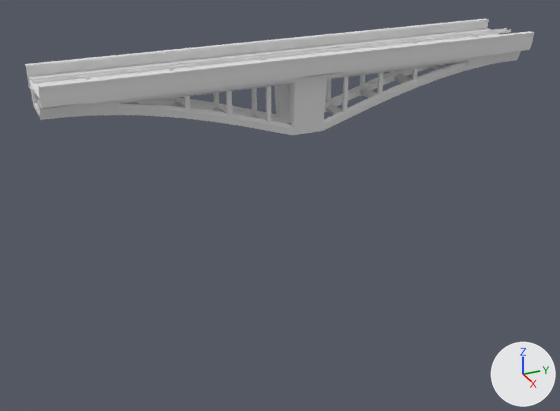
Two versions of the OBJ model Resources/Meshes/Bridge_Pavement.obj, one commit apart.
Camera for both pictures: a camera (50 mm lens) standing at (85.7, -41.3, 53.2) and looking at (-0.6, -2.5, 10.1). The axes (+X, +Y, +Z) are drawn at lower right. The lights are the same throughout. Where no turn or scale is listed for an object, it has been applied to the vertices.

In view in the first picture: 'Bridge_Pavement'.
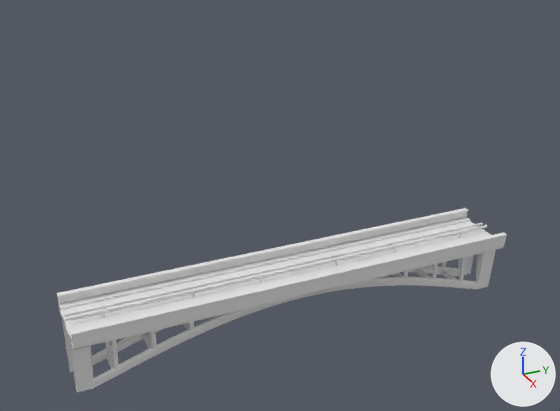
Changed parts and their boxes [x1, y1, x2, y2] in the pictures (560 x 411 px; the box of a moved part takes in the faces that stretch with it):
'Bridge_Pavement', reshaped (12% narrower, 58% taller)
    before: [25, 19, 534, 135]
    after: [57, 208, 507, 392]
part 1 of me_bridge_pavement, moved or reshaped
    before: [38, 31, 534, 90]
    after: [71, 232, 507, 336]
part 2 of me_bridge_pavement, moved or reshaped
    before: [25, 19, 489, 68]
    after: [57, 208, 468, 298]
part 3 of me_bridge_pavement, moved or reshaped
    before: [394, 73, 411, 83]
    after: [441, 271, 458, 280]
part 4 of me_bridge_pavement, moved or reshaped
    before: [252, 115, 263, 119]
    after: [415, 269, 432, 278]
part 5 of me_bridge_pavement, moved or reshaped
    before: [213, 108, 226, 113]
    after: [392, 273, 403, 277]
part 6 of me_bridge_pavement, moved or reshaped
    before: [377, 72, 384, 96]
    after: [459, 257, 466, 282]
part 7 of me_bridge_pavement, moved or reshaped
    before: [342, 77, 348, 113]
    after: [432, 264, 438, 280]
part 8 of me_bridge_pavement, moved or reshaped
    before: [412, 68, 418, 81]
    after: [403, 271, 408, 279]
part 9 of me_bridge_pavement, moved or reshaped
    before: [252, 88, 257, 113]
    after: [442, 262, 446, 269]
part 10 of me_bridge_pavement, moved or reshaped (not visible afterwards)
    before: [213, 93, 219, 106]
part 11 of me_bridge_pavement, moved or reshaped (not visible afterwards)
    before: [360, 88, 377, 98]
part 12 of me_bridge_pavement, moved or reshaped (not visible afterwards)
    before: [429, 65, 446, 70]
part 13 of me_bridge_pavement, moved or reshaped
    before: [172, 102, 184, 107]
    after: [105, 351, 114, 368]
part 14 of me_bridge_pavement, moved or reshaped (not visible before)
    after: [142, 332, 152, 349]
part 15 of me_bridge_pavement, moved or reshaped
    before: [326, 79, 331, 103]
    after: [105, 341, 111, 351]
part 16 of me_bridge_pavement, moved or reshaped (not visible afterwards)
    before: [360, 75, 365, 87]
part 17 of me_bridge_pavement, moved or reshaped
    before: [226, 91, 232, 116]
    after: [111, 340, 119, 370]
part 18 of me_bridge_pavement, moved or reshaped
    before: [266, 86, 271, 123]
    after: [150, 331, 157, 350]
part 19 of me_bridge_pavement, moved or reshaped
    before: [184, 96, 190, 110]
    after: [189, 321, 194, 331]
part 20 of me_bridge_pavement, deleted
    before: [26, 22, 534, 135]
part 21 of me_bridge_pavement, added
    after: [57, 212, 506, 392]

Patch to the scene script:
```diff
--- a/Resources/Meshes/Bridge_Pavement.obj.py
+++ b/Resources/Meshes/Bridge_Pavement.obj.py
@@ me_bridge_pavement @@
-me_bridge_pavement.from_pydata(...)  # 1349 vertices, 2112 faces; spans x -5.2..5.2, y -32.0..32.0, z 20.9..31.3
+me_bridge_pavement.from_pydata(...)  # 1378 vertices, 2152 faces; spans x -5.2..5.2, y -32.0..32.0, z -9.1..1.3
+# me_bridge_pavement part 1: the loose piece of 52 vertices spanning x 4.4..5.2, y -32.0..32.0, z 31.0..31.3 is moved by (0.0, 0.0, -30.0)
+# me_bridge_pavement part 2: the loose piece of 52 vertices spanning x -5.2..-4.4, y -32.0..32.0, z 31.0..31.3 is moved by (0.0, 0.0, -30.0)
+# me_bridge_pavement part 3: the loose piece of 8 vertices spanning x -2.0..2.0, y 15.0..16.1, z 25.0..25.8 is scaled about its middle by (-1.02, -0.978, 1.05), then moved by (0.0, 11.2, -33.0)
+# me_bridge_pavement part 4: the loose piece of 8 vertices spanning x -2.0..2.0, y -5.8..-4.7, z 22.0..22.8 is moved by (0.0, 26.9, -28.4)
+# me_bridge_pavement part 5: the loose piece of 8 vertices spanning x -2.0..2.0, y -10.9..-9.8, z 23.6..24.4 is moved by (0.0, 26.8, -28.6)
+# me_bridge_pavement part 6: the loose piece of 16 vertices spanning x 2.0..2.5, y 10.1..10.7, z 24.3..27.6 is scaled about its middle by (-1, -1, 1.52), then moved by (0.0, 16.4, -30.9)
+# me_bridge_pavement part 7: the loose piece of 16 vertices spanning x 2.0..2.5, y 5.0..5.6, z 22.6..27.6 is scaled about its middle by (-1, -1, 0.658), then moved by (0.0, 16.4, -29.1)
+# me_bridge_pavement part 8: the loose piece of 16 vertices spanning x 2.0..2.5, y 15.2..15.8, z 25.8..27.6 is turned 180 degrees about the z axis through its middle, then moved by (0.0, 1.0, -30.0)
+# me_bridge_pavement part 9: the loose piece of 16 vertices spanning x -2.5..-2.0, y -5.6..-5.0, z 22.6..27.6 is moved by (0.0, 32.0, -30.0)
+# me_bridge_pavement part 10: the loose piece of 16 vertices spanning x -2.5..-2.0, y -10.7..-10.1, z 24.3..27.6 is moved by (0.0, 32.0, -30.0)
+# me_bridge_pavement part 11: the loose piece of 8 vertices spanning x -2.0..2.0, y 9.8..10.9, z 23.6..24.4 is scaled about its middle by (-0.976, -1.01, 0.942), then moved by (0.0, 0.5, -27.5)
+# me_bridge_pavement part 12: the loose piece of 8 vertices spanning x -2.0..2.0, y 20.6..21.7, z 26.2..26.9 is scaled about its middle by (-1.11, -1.01, 0.955), then moved by (0.1, -15.6, -29.3)
+# me_bridge_pavement part 13: the loose piece of 8 vertices spanning x -2.0..2.0, y -16.1..-15.0, z 25.0..25.8 is scaled about its middle by (-1.02, -0.978, 1.05), then moved by (0.0, -11.2, -33.0)
+# me_bridge_pavement part 14: the loose piece of 8 vertices spanning x -2.0..2.0, y -21.7..-20.6, z 26.2..26.9 is scaled about its middle by (-1.02, -0.982, 1.04), then moved by (0.0, -0.5, -32.5)
+# me_bridge_pavement part 15: the loose piece of 16 vertices spanning x -2.5..-2.0, y 5.0..5.6, z 22.6..27.6 is moved by (0.0, -32.0, -30.0)
+# me_bridge_pavement part 16: the loose piece of 16 vertices spanning x -2.5..-2.0, y 10.1..10.7, z 24.3..27.6 is moved by (0.0, -32.0, -30.0)
+# me_bridge_pavement part 17: the loose piece of 16 vertices spanning x 2.0..2.5, y -10.7..-10.1, z 24.3..27.6 is scaled about its middle by (-1, -1, 1.52), then moved by (0.0, -16.4, -30.9)
+# me_bridge_pavement part 18: the loose piece of 16 vertices spanning x 2.0..2.5, y -5.6..-5.0, z 22.6..27.6 is scaled about its middle by (-1, -1, 0.658), then moved by (0.0, -16.4, -29.1)
+# me_bridge_pavement part 19: the loose piece of 16 vertices spanning x 2.0..2.5, y -15.8..-15.2, z 25.8..27.6 is turned 180 degrees about the z axis through its middle, then moved by (0.0, -1.0, -30.0)
+# me_bridge_pavement part 20: 15 loose pieces with 925 vertices, spanning x -5.1..5.1, y -32.0..32.0, z 20.9..31.0, are deleted
+# me_bridge_pavement part 21: 954 vertices added at x -5.1..5.1, y -32.0..32.0, z -9.1..1.0
```
